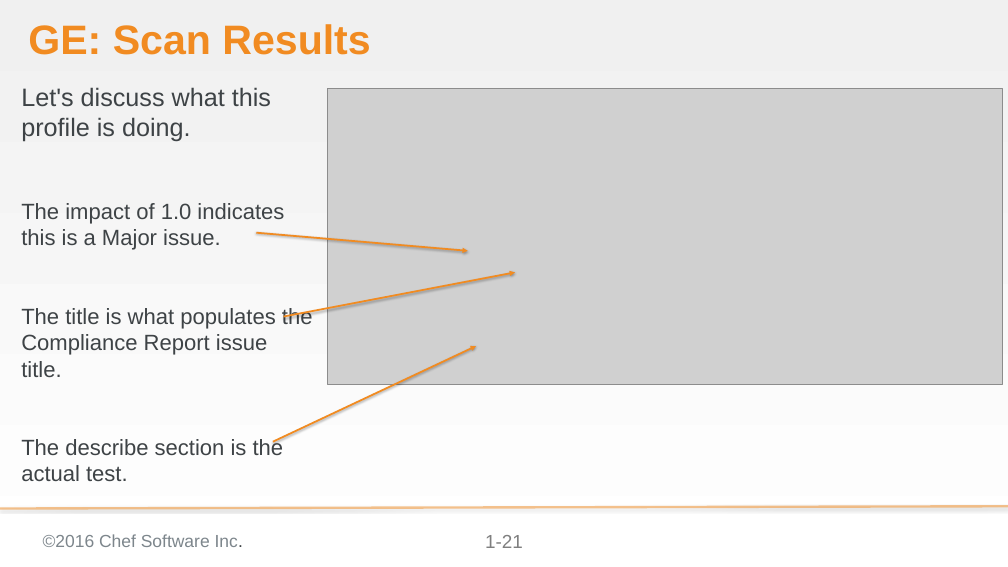
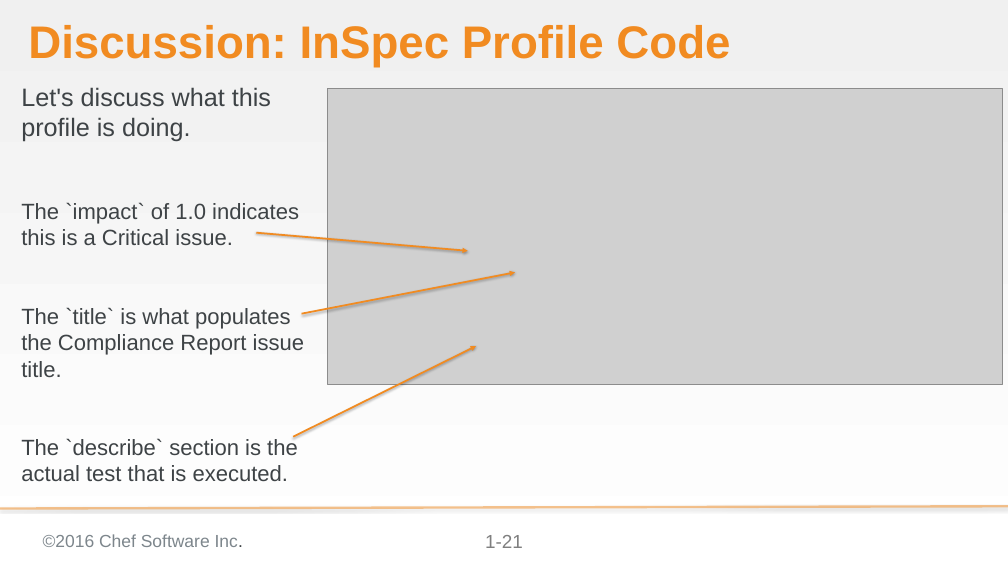
Before and after one commit to bchamby/chef-compliance-installation-configuration-operation, a slide deck: slide 21 of 03-initial-configuration-scans.pptx. Drawn at 1008x567 pixels with LibreOffice and Linux fonts; fonts in the diff are those of the drawing; grey boxes stand for pictures; background and template pictures are left out. Boxes give left, top, right and bottom in pixels: in the first picture for what was removed or moved away, otherwise in the second. Text is boxed around its words. In the diff, an @@ line names an element or a change of style, - is before the commit and + after.

```diff
--- a/03-initial-configuration-scans.pptx
+++ b/03-initial-configuration-scans.pptx
@@ title at box(28, 25, 730, 67): text changed; size 52.2 to 58 pt @@
-GE: Scan Results
+Discussion: InSpec Profile Code
@@ text at box(21, 202, 304, 481): text changed @@
-The impact of 1.0 indicates this is a Major issue.
-The title is what populates the Compliance Report issue title.
-The describe section is the actual test.
+The `impact` of 1.0 indicates this is a Critical issue.
+The `title` is what populates the Compliance Report issue title.
+The `describe` section is the actual test that is executed.
@@ arrow moved from (283, 316) - (515, 272) to (302, 314) - (515, 272) @@
@@ arrow moved from (273, 442) - (476, 346) to (293, 437) - (476, 346) @@
```
Also in this commit, not shown: 1 other slide changed, 23 slides added, 2 slides removed.
